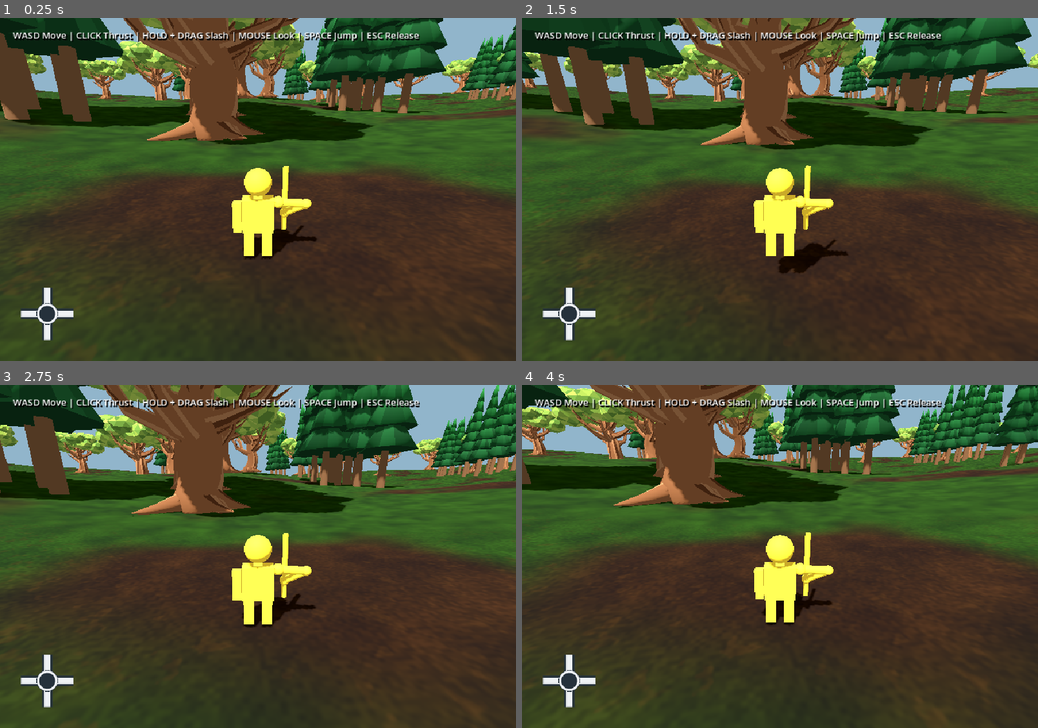
Above: before the commit, frames 1-4 (two rows, left to right).
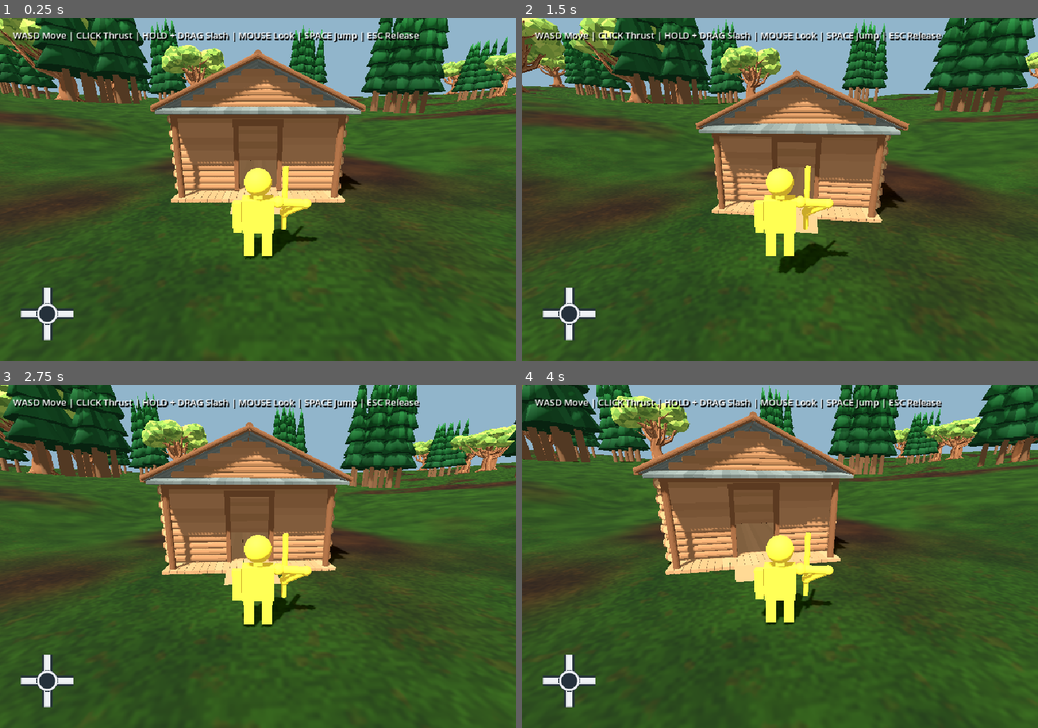
Above: after the commit, the same moments.

Repository: AbelDude/tarnation
Game: Godot game, scene res://main.tscn
The game is run twice, just before and just after one commit, with the same random seed, the same clock (stepped at 60 frames per second) and the same inputs.
Inputs (mouse positions are in pixels of both pictures, inside the frame that each line leads up to):
- Up to frame 1 (0.25 s): no input
- Up to frame 2 (1.5 s): tap Enter at 0.5 s; move the mouse to (805, 189) at 0.52 s; hold Up from 0.53 s (still down); click (805, 189) at 0.67 s; tap Space at 0.77 s; move the mouse to (754, 189) at 1.27 s
- Up to frame 3 (2.75 s): keep holding Up; tap Space at 1.52 s; move the mouse to (268, 549) at 2.02 s
- Up to frame 4 (4 s): keep holding Up; move the mouse to (774, 563) at 2.77 s; click (774, 563) at 2.92 s; tap Space at 3.02, 3.77 s; move the mouse to (816, 559) at 3.52 s

The runs differ from the first frame. In frame 1, 66% of the frame differs, in the area x 0-100%, y 0-100%; in frame 2, 65%; in frame 3, 66%; in frame 4, 68%.

Commit message:
Add central log cabin, flat clearing, and doorway spawn

Diff:
--- /dev/null
+++ b/cabin.gd
@@ -0,0 +1,20 @@
+extends Node3D
+
+
+func _ready() -> void:
+	var model := preload("res://assets/log-cabin.glb").instantiate()
+	add_child(model)
+	# Use the actual surfaces, keeping the doorway and interior open.
+	var faces := PackedVector3Array()
+	for part in model.find_children("*", "MeshInstance3D", true, false):
+		var transform: Transform3D = global_transform.affine_inverse() * part.global_transform
+		var mesh_faces: PackedVector3Array = part.mesh.get_faces()
+		for vertex in mesh_faces:
+			faces.append(transform * vertex)
+	var body := StaticBody3D.new()
+	var collision := CollisionShape3D.new()
+	var shape := ConcavePolygonShape3D.new()
+	shape.set_faces(faces)
+	collision.shape = shape
+	body.add_child(collision)
+	add_child(body)
--- a/forest.gd
+++ b/forest.gd
@@ -5,7 +5,7 @@
 const TREES_PER_AREA := 5.0 / 25000.0
 const WORLD_SIZE := 500.0
 const MIN_SPACING := 12.0
-const START_CLEARANCE := 12.0
+const START_CLEARANCE := preload("res://world_layout.gd").CLEARING_RADIUS
 const PERSON_HEIGHT := 2.11
 const OAK_TO_PERSON_RATIO := 13.0
 const MODEL_HEIGHT := 8.427527
--- a/main.gd
+++ b/main.gd
@@ -1,6 +1,7 @@
 extends Node3D
 
 const PLAYER_SCRIPT := preload("res://player.gd")
+const LAYOUT := preload("res://world_layout.gd")
 
 
 func _ready() -> void:
@@ -8,6 +9,11 @@
 	terrain.name = "Floor"
 	terrain.set_script(preload("res://terrain.gd"))
 	add_child(terrain)
+	var cabin := Node3D.new()
+	cabin.name = "Cabin"
+	cabin.set_script(preload("res://cabin.gd"))
+	cabin.position = LAYOUT.CABIN_POSITION
+	add_child(cabin)
 	var forest := Node3D.new()
 	forest.name = "Forest"
 	forest.set_script(preload("res://forest.gd"))
@@ -39,7 +45,8 @@
 	var player := CharacterBody3D.new()
 	player.name = "Player"
 	player.set_script(PLAYER_SCRIPT)
-	player.position = Vector3(0, 0.5, 0)
+	player.position = LAYOUT.PLAYER_SPAWN
+	player.set("spawn_position", LAYOUT.PLAYER_SPAWN)
 	add_child(player)
 
 	var overlay := CanvasLayer.new()
--- a/pine_forest.gd
+++ b/pine_forest.gd
@@ -45,6 +45,8 @@
 		if offsets.size() != tree_count:
 			continue
 		for offset in offsets:
+			if (center + offset).length() < preload("res://world_layout.gd").CLEARING_RADIUS:
+				clear = false
 			for oak_position in oak_positions:
 				if (center + offset).distance_to(Vector2(oak_position.x, oak_position.z)) < 3.5:
 					clear = false
--- a/player.gd
+++ b/player.gd
@@ -4,6 +4,7 @@
 
 @export var speed: float = 6.0
 @export var jump_speed: float = 8.0
+@export var spawn_position := Vector3(0, 0.55, 9.035)
 var visual: Node3D
 var camera_pivot: Node3D
 var jump_requested := false
@@ -219,7 +220,7 @@
 	jump_requested = false
 	move_and_slide()
 	if global_position.y < -15.0:
-		global_position = Vector3(0, 1, 0)
+		global_position = spawn_position
 		velocity = Vector3.ZERO
 
 
--- a/terrain.gd
+++ b/terrain.gd
@@ -3,6 +3,7 @@
 const SIZE := 500.0
 const STEP := 2.0
 const POINTS := 251
+const LAYOUT := preload("res://world_layout.gd")
 
 
 static func height_at(x: float, z: float) -> float:
@@ -10,7 +11,10 @@
 	var valley := 18.0 * pow(radius / 250.0, 1.6)
 	var humps := 3.0 * (1.0 - cos(x / 24.0) * cos(z / 31.0))
 	humps += 1.5 * (1.0 - cos((x + z) / 39.0))
-	return valley + humps
+	# Level the cabin, porch, approach, and spawn, blending gently outside.
+	var distance_from_pad := maxf(absf(x) - LAYOUT.FLAT_HALF_SIZE.x, absf(z) - LAYOUT.FLAT_HALF_SIZE.y)
+	var blend := smoothstep(0.0, 12.0, distance_from_pad)
+	return (valley + humps) * blend
 
 
 func _ready() -> void:
--- /dev/null
+++ b/world_layout.gd
@@ -0,0 +1,7 @@
+extends RefCounted
+
+const CABIN_POSITION := Vector3.ZERO
+const DOOR_POSITION := Vector3(0, 0.14, 4.035)
+const PLAYER_SPAWN := Vector3(0, 0.55, 9.035)
+const FLAT_HALF_SIZE := Vector2(10, 14)
+const CLEARING_RADIUS := 28.0
Binary file added: assets/log-cabin.glb
Not shown, added: assets/log-cabin.glb.import
Not shown, added: cabin.gd.uid
Not shown, added: world_layout.gd.uid
Not shown, changed: README.md
